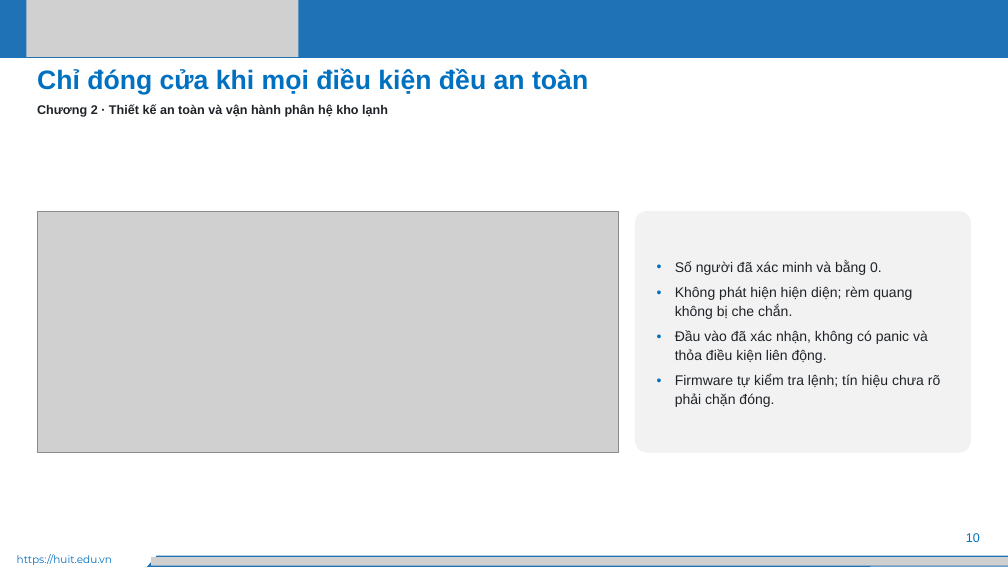
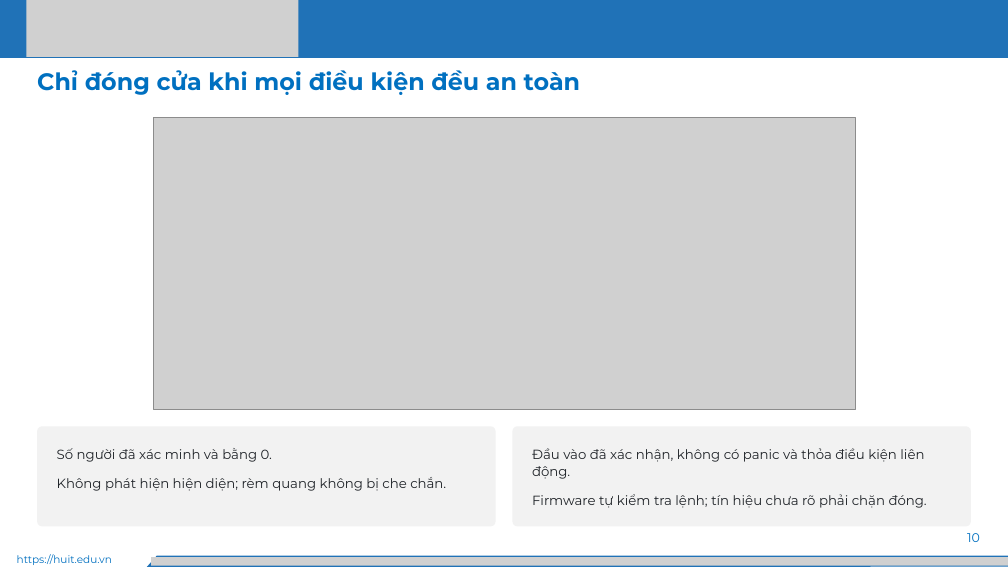
Before and after one commit to Huuloc123456/khoguard-iot, a slide deck: slide 10 of docs/slides/KhoGuard-thuyet-trinh.pptx. Drawn at 1008x567 pixels with LibreOffice and Linux fonts; fonts in the diff are those of the drawing; grey boxes stand for pictures. Boxes give left, top, right and bottom in pixels: in the first picture for what was removed or moved away, otherwise in the second. Text is boxed around its words. In the diff, an @@ line names an element or a change of style, - is before the commit and + after.

```diff
--- a/docs/slides/KhoGuard-thuyet-trinh.pptx
+++ b/docs/slides/KhoGuard-thuyet-trinh.pptx
@@ text "Chỉ đóng cửa khi mọi ..." at box(37, 70, 580, 95): size 38 to 34 pt, font Arial to Montserrat @@
@@ text removed at box(37, 104, 388, 117) @@
-Chương 2 · Thiết kế an toàn và vận hành phân hệ kho lạnh
@@ picture: place and size @@
-picture at box(37, 211, 618, 453)
+picture at box(153, 117, 855, 409)
@@ text in rounded rectangle at box(675, 260, 912, 319): paragraphs removed @@
-• Số người đã xác minh và bằng 0.
-• Không phát hiện hiện diện; rèm quang không bị che chắn.
@@ rounded rectangle added at box(37, 426, 496, 527), fill #F2F2F2, 19 pt, text #1F2328 @@
+Số người đã xác minh và bằng 0.
+Không phát hiện hiện diện; rèm quang không bị che chắn.
@@ rounded rectangle "Đầu vào đã xác nhận, ...": place and size @@
-rounded rectangle "Đầu vào đã xác nhận, ..." at box(635, 211, 971, 453)
+rounded rectangle "Đầu vào đã xác nhận, ..." at box(513, 426, 971, 527)
@@ rounded rectangle "Đầu vào đã xác nhận, ..." at box(513, 426, 971, 527): size 20 to 19 pt, font Arial to Montserrat; bullet • to none; line spacing 1.08 to 1.1; more space between paragraphs; vertical alignment middle to top @@
@@ text "10" at box(967, 533, 980, 542): font Arial to Montserrat @@
```
Also in this commit, not shown: 32 other slides changed, 7 other files.
